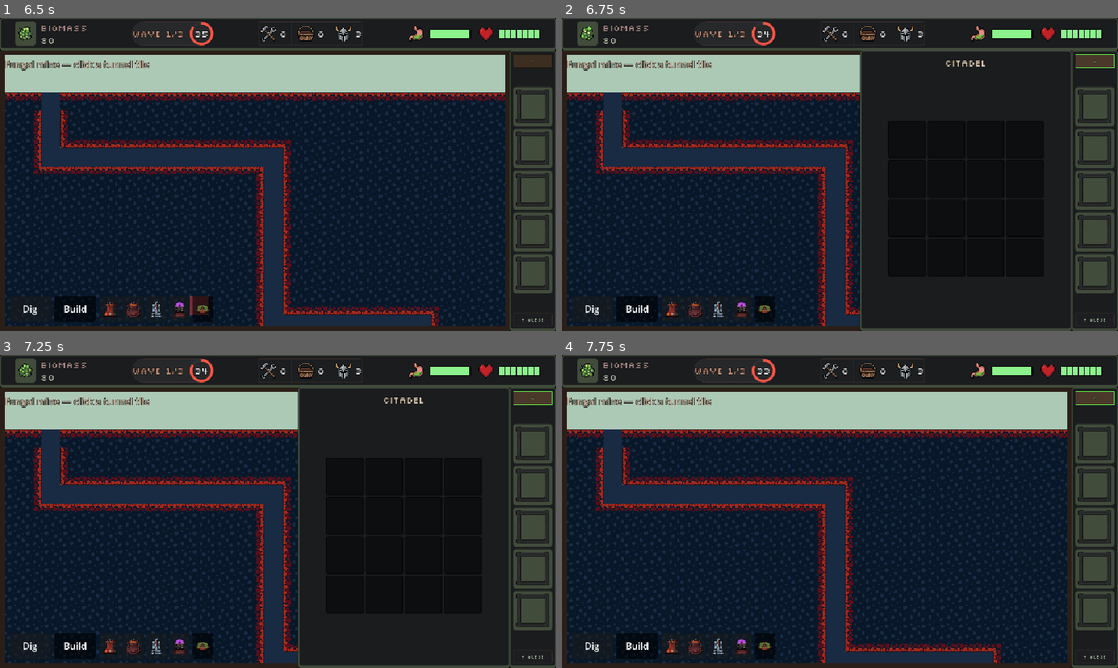
Above: before the commit, frames 1-4 (two rows, left to right).
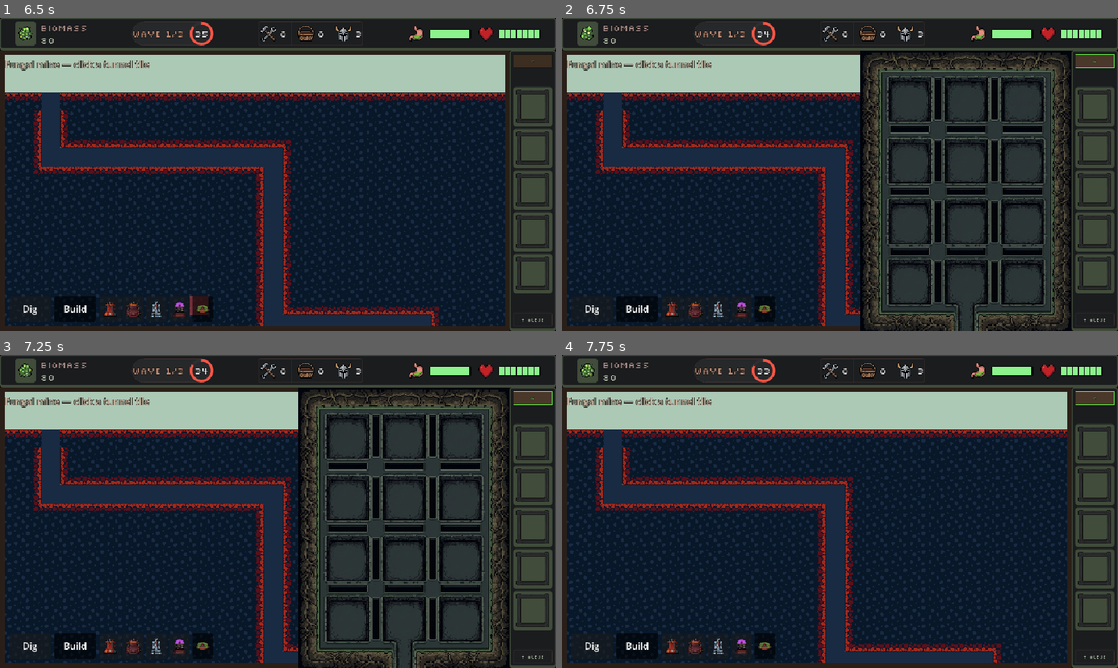
Above: after the commit, the same moments.

Repository: matiaspereiraobando/beneath-the-roots
Game: Godot game, scene res://scenes/menu.tscn
Two runs of this game, one before a commit and one after it. Both use one fixed random seed, a clock stepped at 60 frames per second and the inputs below.
Inputs (mouse positions are in pixels of both pictures, inside the frame that each line leads up to):
- Up to frame 1 (6.5 s): click "1. Shallow Breach" at 0.5 s; click "Dig" at 1.25 s; click "Build" at 2 s; click (111, 309) at 2.77 s; click (133, 309) at 3.52 s; click (155, 309) at 4.27 s; click (177, 309) at 5.02 s; click (200, 309) at 5.77 s
- Up to frame 2 (6.75 s): click "«" at 6.5 s
- Up to frame 3 (7.25 s): no input
- Up to frame 4 (7.75 s): click "»" at 7.25 s

Frame 1 is identical in both runs. In frame 2, 21% of the frame differs, in the area x 53-92%, y 10-100%; in frame 3, 21%; in frame 4, nothing differs.

Commit message:
feat: add citadel drawer art and align chamber grid
Draw the Stitch colony background in the drawer, align the 4x3 chamber grid to design coordinates, and restyle hover as a cool dark red overlay.

Co-authored-by: Cursor <cursoragent@cursor.com>

Diff:
--- a/scenes/colony_drawer.tscn
+++ b/scenes/colony_drawer.tscn
@@ -3,32 +3,14 @@
 [ext_resource type="Script" path="res://scripts/colony_drawer.gd" id="1_drawer"]
 [ext_resource type="Script" path="res://scripts/ui/citadel_grid.gd" id="2_grid"]
 
-[node name="ColonyDrawer" type="PanelContainer"]
+[node name="ColonyDrawer" type="Control"]
+clip_contents = true
 custom_minimum_size = Vector2(365, 0)
-theme_type_variation = &"GameHud"
 script = ExtResource("1_drawer")
 
-[node name="Margin" type="MarginContainer" parent="."]
-layout_mode = 2
-theme_override_constants/margin_left = 12
-theme_override_constants/margin_top = 8
-theme_override_constants/margin_right = 12
-theme_override_constants/margin_bottom = 8
-
-[node name="VBox" type="VBoxContainer" parent="Margin"]
-layout_mode = 2
-size_flags_vertical = 3
-theme_override_constants/separation = 8
-
-[node name="Title" type="Label" parent="Margin/VBox"]
-layout_mode = 2
-text = "CITADEL"
-horizontal_alignment = 1
-
-[node name="GridWrap" type="CenterContainer" parent="Margin/VBox"]
-layout_mode = 2
-size_flags_vertical = 3
-
-[node name="CitadelGrid" type="Control" parent="Margin/VBox/GridWrap"]
-layout_mode = 2
+[node name="CitadelGrid" type="Control" parent="."]
+layout_mode = 0
+offset_right = 365.0
+offset_bottom = 484.0
+mouse_filter = 0
 script = ExtResource("2_grid")
--- a/scripts/colony_drawer.gd
+++ b/scripts/colony_drawer.gd
@@ -1,9 +1,30 @@
-extends PanelContainer
+extends Control
 
-const HudThemeRes = preload("res://scripts/util/hud_theme.gd")
+const SpritePaths = preload("res://scripts/util/sprite_paths.gd")
+
+var _bg_tex: Texture2D
 
 
 func _ready() -> void:
-	theme_type_variation = &"GameHud"
-	var title: Label = $Margin/VBox/Title
-	HudThemeRes.apply_pixel_font(title, HudThemeRes.FONT_STAT)
+	clip_contents = true
+	_bg_tex = _load_bg_texture()
+	if _bg_tex:
+		queue_redraw()
+	else:
+		push_error("Colony drawer background failed to load: %s" % SpritePaths.colony_drawer_bg())
+
+
+func _load_bg_texture() -> Texture2D:
+	var path := SpritePaths.colony_drawer_bg()
+	var tex := load(path) as Texture2D
+	if tex != null:
+		return tex
+	var img := Image.new()
+	if img.load(path) == OK:
+		return ImageTexture.create_from_image(img)
+	return null
+
+
+func _draw() -> void:
+	if _bg_tex:
+		draw_texture(_bg_tex, Vector2.ZERO)
--- a/scripts/colony_panel.gd
+++ b/scripts/colony_panel.gd
@@ -3,7 +3,7 @@
 const ANIM_SEC := 0.25
 
 @onready var _scrim: ColorRect = $Scrim
-@onready var _drawer: PanelContainer = $Drawer
+@onready var _drawer: Control = $Drawer
 @onready var _rail: PanelContainer = $Rail
 
 var _expanded := false
--- a/scripts/data/citadel_layout.gd
+++ b/scripts/data/citadel_layout.gd
@@ -1,14 +1,15 @@
 extends RefCounted
 class_name CitadelLayout
 
-const GRID_COLS := 4
+const GRID_COLS := 3
 const GRID_ROWS := 4
-const CELL_SIZE := 64
-const CELL_GAP := 4
+const GRID_ORIGIN := Vector2i(54, 54)
+const CELL_STRIDE := Vector2i(98, 105)
+const CELL_SIZE := Vector2i(64, 64)
 
 
 static func grid_pixel_size() -> Vector2i:
 	return Vector2i(
-		GRID_COLS * CELL_SIZE + (GRID_COLS - 1) * CELL_GAP,
-		GRID_ROWS * CELL_SIZE + (GRID_ROWS - 1) * CELL_GAP,
+		GRID_ORIGIN.x + (GRID_COLS - 1) * CELL_STRIDE.x + CELL_SIZE.x,
+		GRID_ORIGIN.y + (GRID_ROWS - 1) * CELL_STRIDE.y + CELL_SIZE.y,
 	)
--- a/scripts/ui/citadel_grid.gd
+++ b/scripts/ui/citadel_grid.gd
@@ -1,13 +1,12 @@
 extends Control
 class_name CitadelGrid
 
-const HudThemeRes = preload("res://scripts/util/hud_theme.gd")
 const Layout = preload("res://scripts/data/citadel_layout.gd")
 
 signal cell_hovered(cell: Vector2i)
 signal cell_unhovered
 
-const HOVER_FILL := Color(0.35, 0.95, 0.4, 0.45)
+const HOVER_FILL := Color("#58111d", 0.45)
 
 var hovered_cell := Vector2i(-1, -1)
 
@@ -41,12 +40,9 @@
 
 
 func _cell_rect(cell: Vector2i) -> Rect2:
-	var step := Layout.CELL_SIZE + Layout.CELL_GAP
 	return Rect2(
-		cell.x * step,
-		cell.y * step,
-		Layout.CELL_SIZE,
-		Layout.CELL_SIZE,
+		Vector2(Layout.GRID_ORIGIN) + Vector2(cell.x * Layout.CELL_STRIDE.x, cell.y * Layout.CELL_STRIDE.y),
+		Vector2(Layout.CELL_SIZE),
 	)
 
 
@@ -60,12 +56,7 @@
 
 
 func _draw() -> void:
-	var trough := HudThemeRes.carved_trough()
-	for y in Layout.GRID_ROWS:
-		for x in Layout.GRID_COLS:
-			var cell := Vector2i(x, y)
-			var rect := _cell_rect(cell)
-			draw_style_box(trough, rect)
-			if cell == hovered_cell:
-				draw_rect(rect, HOVER_FILL)
-				draw_rect(rect.grow(-2.0), HudThemeRes.SECONDARY, false, 2.0)
+	if hovered_cell.x < 0:
+		return
+	var rect := _cell_rect(hovered_cell)
+	draw_rect(rect, HOVER_FILL)
--- a/scripts/util/sprite_paths.gd
+++ b/scripts/util/sprite_paths.gd
@@ -41,6 +41,10 @@
 	return HUD_ICON_DIR + "%s_icon_32_anim.meta.txt" % kind
 
 
+static func colony_drawer_bg() -> String:
+	return "res://assets/sprites/ui/colony/colony_drawer_bg_365.png"
+
+
 static func micro_background() -> String:
 	var v2 := "res://assets/micro/nursery_background_v2.png"
 	if ResourceLoader.exists(v2):
Binary file added: assets/sprites/ui/colony/colony_drawer_bg_365.png
